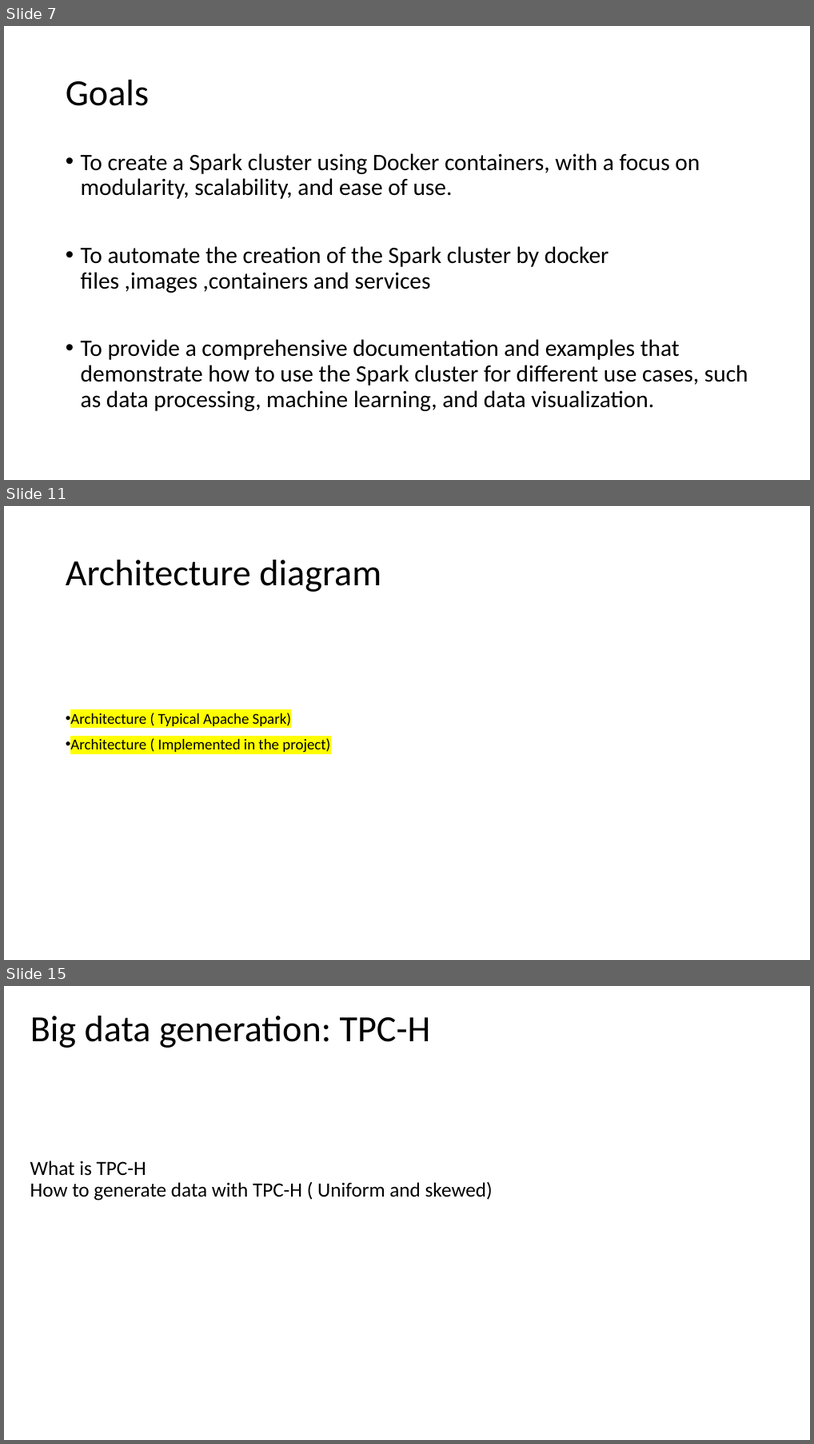
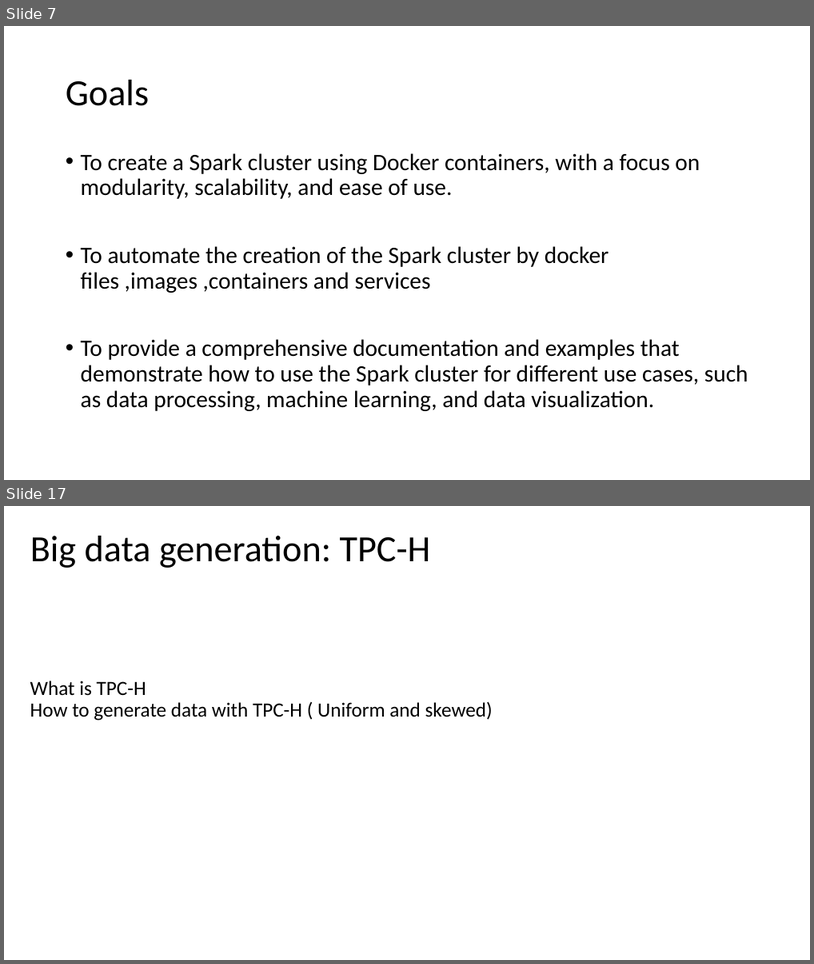
Before and after one commit to gprasad09/Apache-Spark-Cluster-Project, a slide deck: misc/ProjectReports-In progress/TermProject.pptx. Shown one above the other, each under a label of ours: slides 7, 11 and 15 before the commit, slides 7 and 17 after it; the slides between them are not shown. The pictures are 814x1444 and 814x964 pixels, drawn with LibreOffice and Linux fonts; fonts in the diff are those of the drawing. Boxes give left, top, right and bottom in pixels: in the first picture for what was removed or moved away, otherwise in the second. Text is boxed around its words. In the diff, an @@ line names an element or a change of style, - is before the commit and + after.

```diff
--- a/misc/ProjectReports-In progress/TermProject.pptx
+++ b/misc/ProjectReports-In progress/TermProject.pptx
@@ slide 11 removed at (4,506,810,960), background #FFFFFF @@
@@ title removed at (66,560,382,592) @@
-Architecture diagram
@@ text removed at (70,711,330,752) @@
-• Architecture ( Typical Apache Spark)
-• Architecture ( Implemented in the project)
@@ what was slide 15 is now slide 17 @@
```
Also in this commit, not shown: 6 slides changed, 3 slides added, 1 other slide removed, 1 other file.
